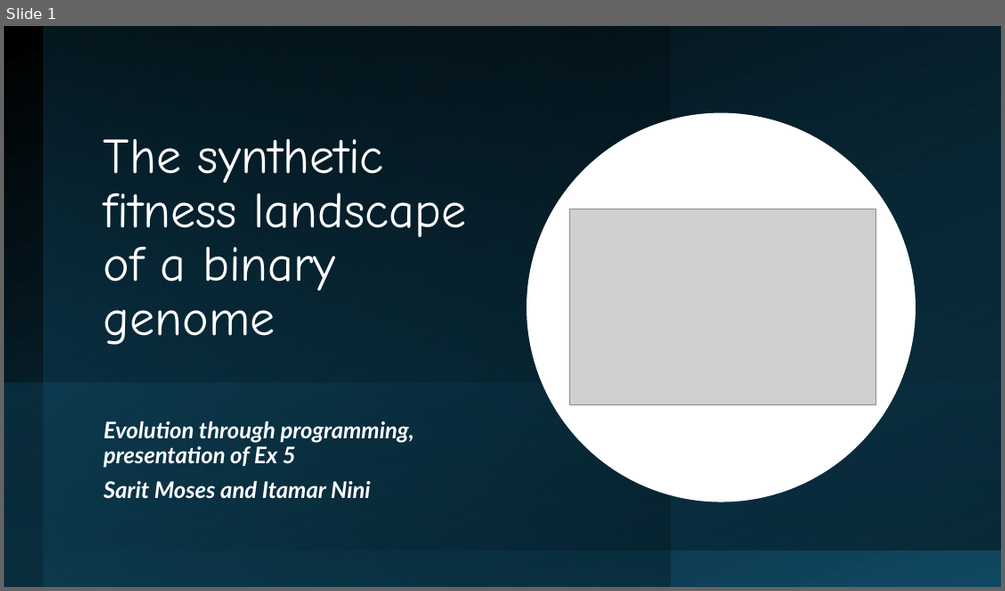
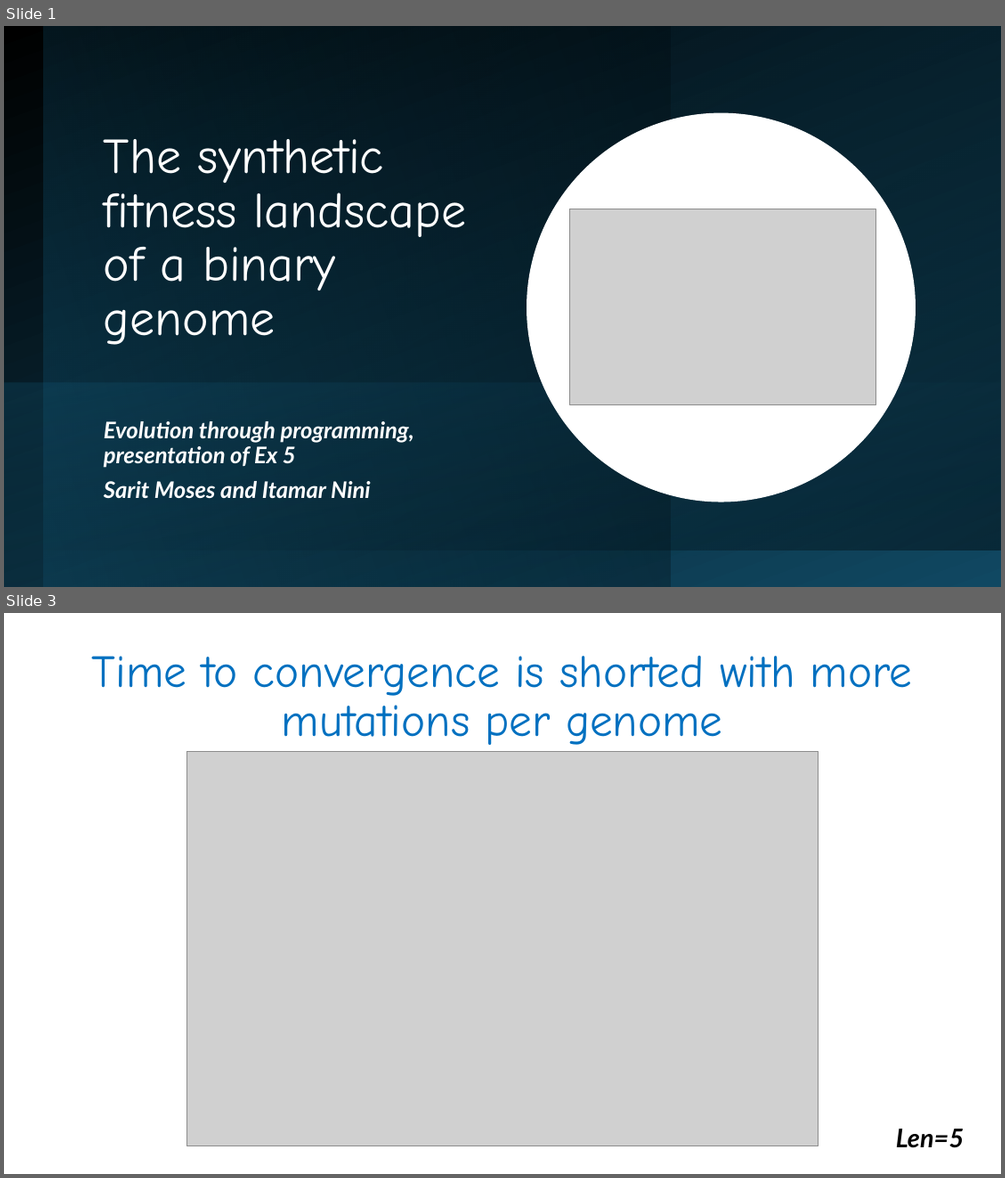
Before and after one commit to sarit-moses/evolution_through_programming, a slide deck: week 5/Ex5 presentation Sarit and Itamar.pptx. Shown one above the other, each under a label of ours: slide 1 before the commit, slides 1 and 3 after it; the slides between them are not shown. The pictures are 1005x591 and 1005x1178 pixels, drawn with LibreOffice and Linux fonts; fonts in the diff are those of the drawing; grey boxes stand for pictures. Boxes give left, top, right and bottom in pixels: in the first picture for what was removed or moved away, otherwise in the second. Text is boxed around its words. In the diff, an @@ line names an element or a change of style, - is before the commit and + after.

```diff
--- a/week 5/Ex5 presentation Sarit and Itamar.pptx
+++ b/week 5/Ex5 presentation Sarit and Itamar.pptx
@@ slide 3 added at box(4, 613, 1001, 1174), background #FFFFFF @@
@@ title added at box(92, 656, 913, 745), 44 pt, text #0070C0 @@
+Time to convergence is shorted with more mutations per genome
@@ picture added at box(187, 751, 818, 1146) @@
@@ text added at box(896, 1128, 963, 1148), 24.8 pt, text #000000, bold, italic @@
+Len=5
```
Also in this commit, not shown: 1 slide changed, 5 other slides added, 2 slides removed, 12 other files.
